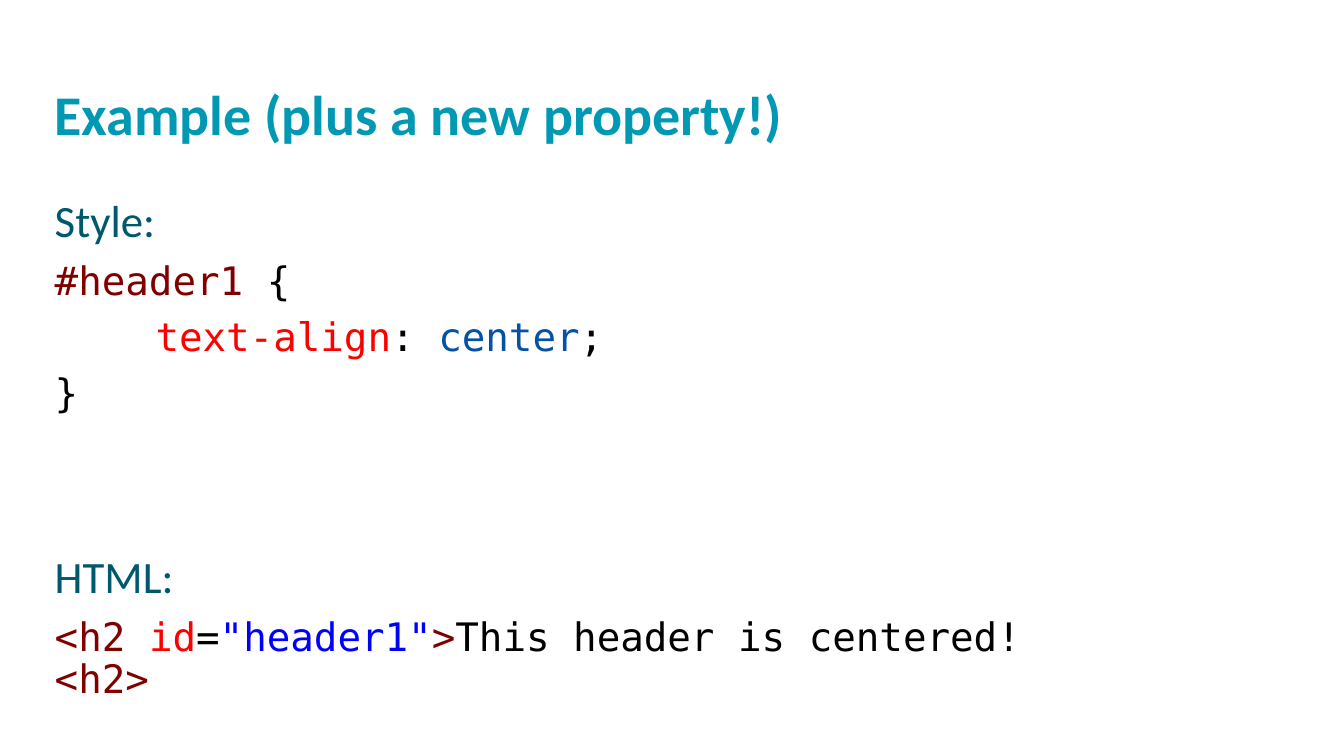
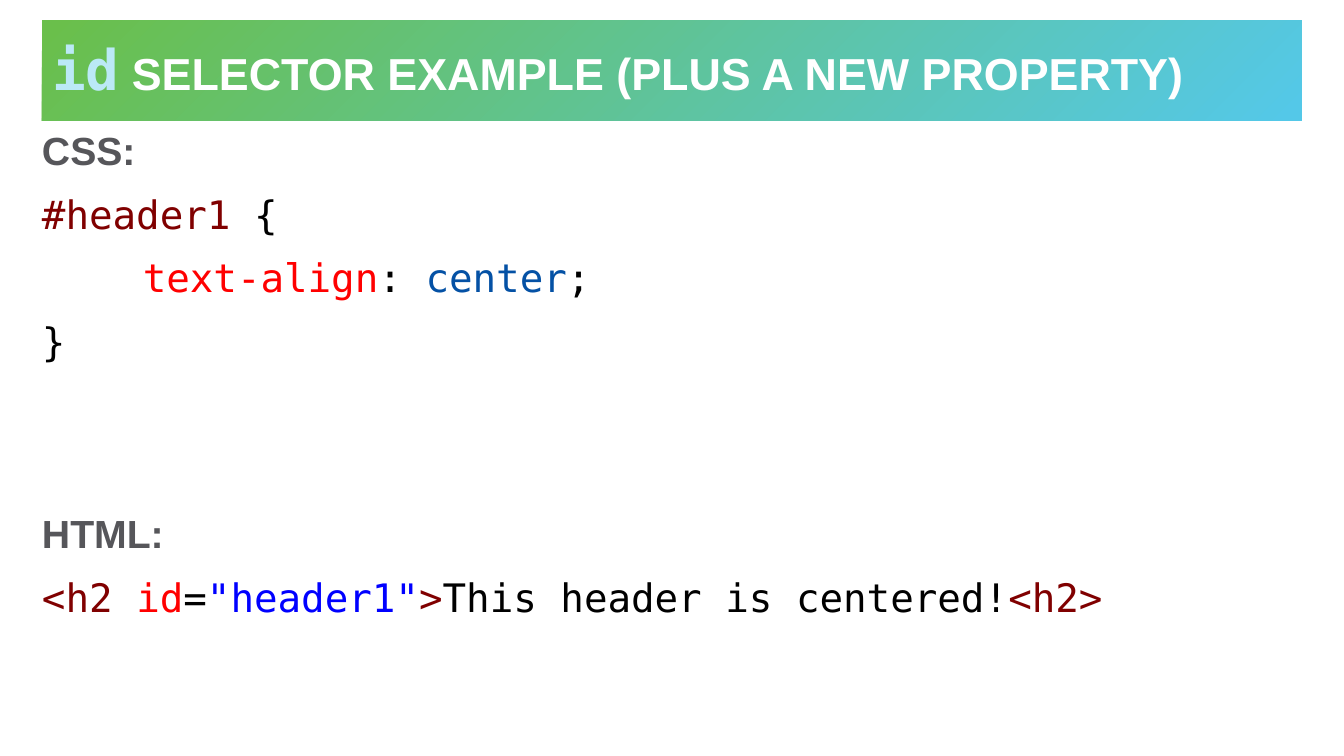
Before and after one commit to hytechclub/web-101, a slide deck: slide 7 of Week07/MoreSelectors.pptx. Drawn at 1344x756 pixels with LibreOffice and Linux fonts; fonts in the diff are those of the drawing; background and template pictures are left out. Boxes give left, top, right and bottom in pixels: in the first picture for what was removed or moved away, otherwise in the second. Text is boxed around its words. In the diff, an @@ line names an element or a change of style, - is before the commit and + after.

```diff
--- a/Week07/MoreSelectors.pptx
+++ b/Week07/MoreSelectors.pptx
@@ title "id SELECTOR EXAMPLE (PLUS A ...": place and size @@
-title "id SELECTOR EXAMPLE (PLUS A ..." at (55,93,782,144)
+title "id SELECTOR EXAMPLE (PLUS A ..." at (42,20,1303,121)
@@ title "id SELECTOR EXAMPLE (PLUS A ..." at (42,20,1303,121): vertical alignment top to middle; fill none to gradient #6ABF4B to #54C8E8 @@
@@ title at (52,44,1183,99): text changed; size 40 to 32 pt; font Calibri to Arial; text colour #0098B2 to #FFFFFF @@
-Example (plus a new property!)
+id SELECTOR EXAMPLE (PLUS A NEW PROPERTY)
@@ text at (42,137,136,166): text changed; size 32 to 28 pt; font Calibri to Arial; text colour #00586E to #56565A; bold on @@
-Style:
+CSS:
@@ text "CSS:": place and size @@
-text "CSS:" at (55,206,1021,693)
+text "CSS:" at (42,137,1102,613)
@@ text at (42,199,1102,613): size 32 to 28 pt, font Calibri to Arial, text colour #00586E to #56565A, bold on in "HTML:"; line spacing 0.9 to 1; more space between paragraphs @@
```
Also in this commit, not shown: 3 other slides changed, 7 slides added, 7 slides removed, 4 other files.
